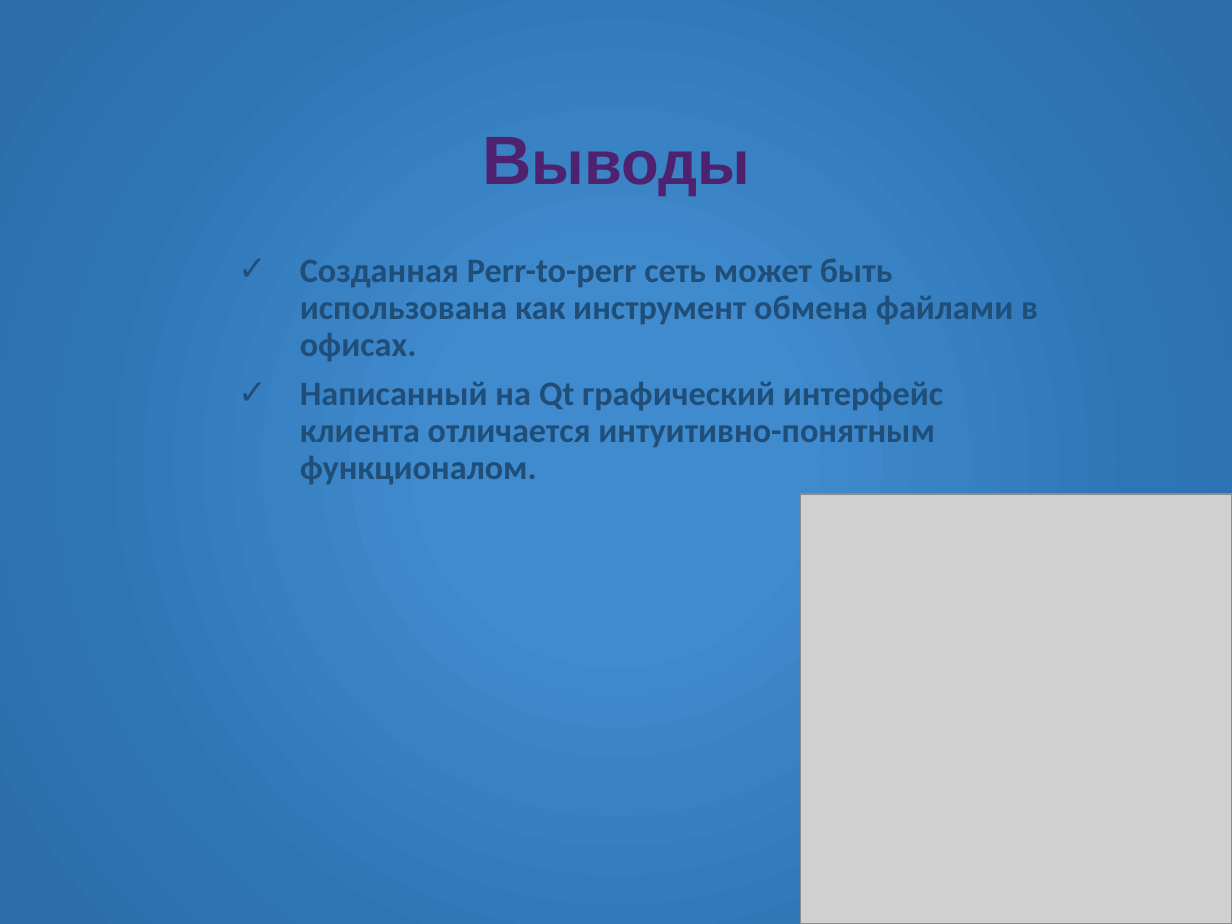
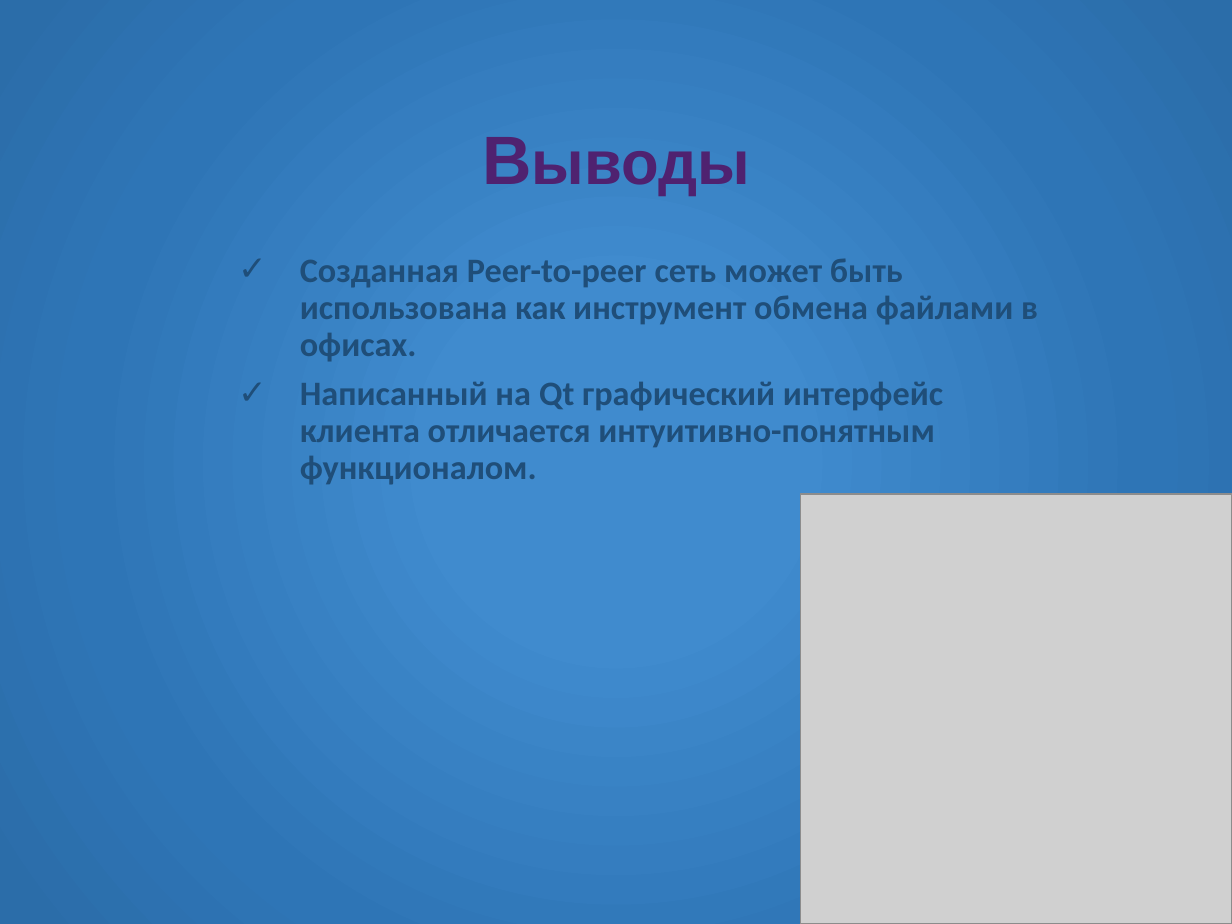
Before and after one commit to KuzloPavlo/Networker, a slide deck: slide 8 of Resources/Peer-to-Peer Presentation.pptx. Drawn at 1232x924 pixels with LibreOffice and Linux fonts; fonts in the diff are those of the drawing; grey boxes stand for pictures; background and template pictures are left out. Boxes give left, top, right and bottom in pixels: in the first picture for what was removed or moved away, otherwise in the second. Text is boxed around its words. In the diff, an @@ line names an element or a change of style, - is before the commit and + after.

```diff
--- a/Resources/Peer-to-Peer Presentation.pptx
+++ b/Resources/Peer-to-Peer Presentation.pptx
@@ subtitle at (300, 259, 1038, 362): text changed @@
-✓ Созданная Perr-to-perr сеть может быть использована как инструмент обмена файлами в офисах.
+✓ Созданная Peer-to-peer сеть может быть использована как инструмент обмена файлами в офисах.
```
Also in this commit, not shown: 3 other slides changed, 12 other files.
